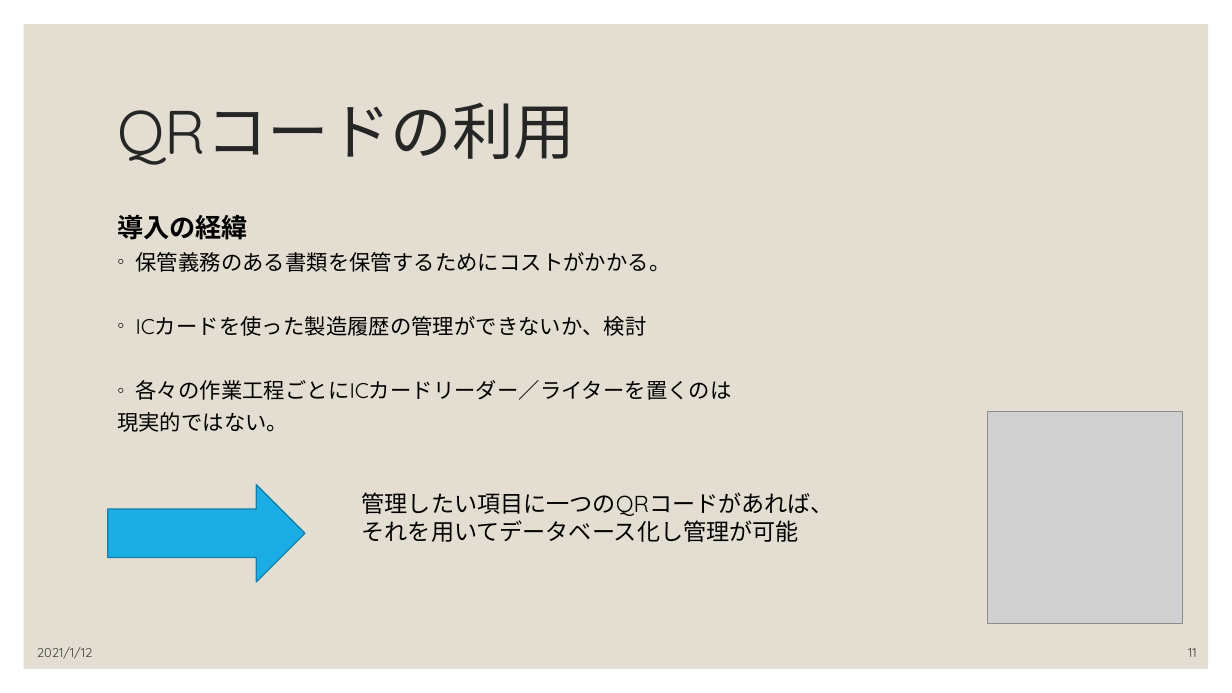
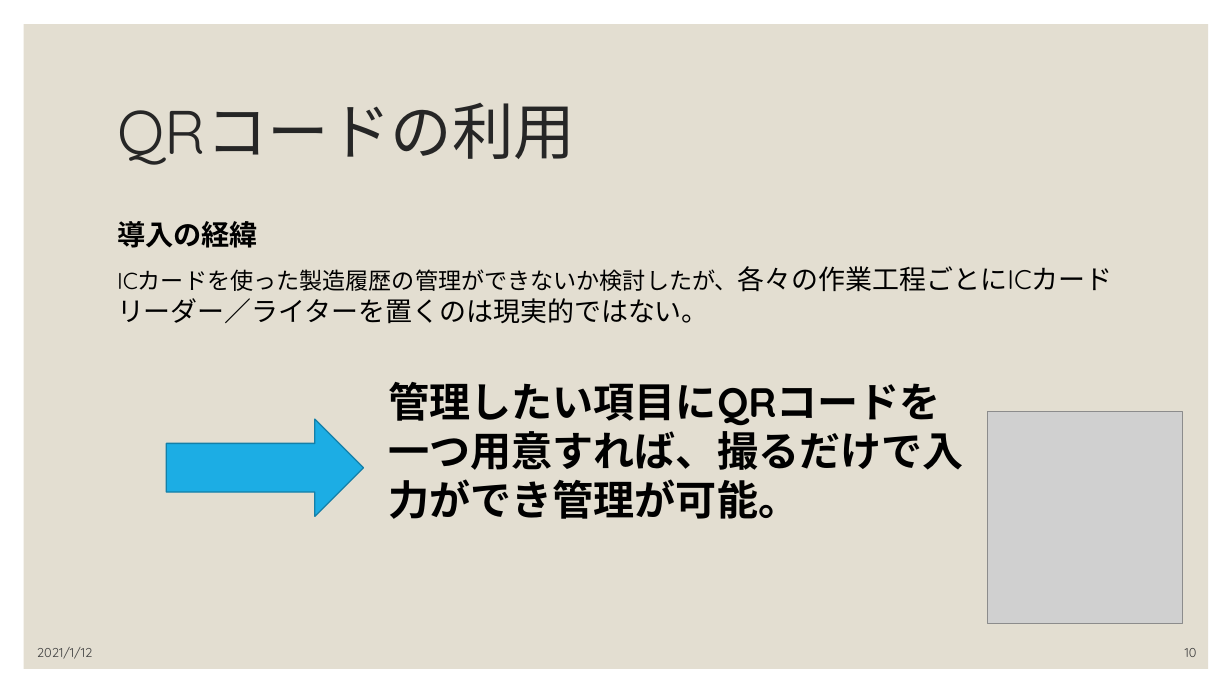
Before and after one commit to karm3104/PolyTech, a slide deck: slide 10 of 事例調査/034780スマート生産チャットボット.pptx (slide 11 before the commit). Drawn at 1232x693 pixels with LibreOffice and Linux fonts; fonts in the diff are those of the drawing; grey boxes stand for pictures. Boxes give left, top, right and bottom in pixels: in the first picture for what was removed or moved away, otherwise in the second. Text is boxed around its words. In the diff, an @@ line names an element or a change of style, - is before the commit and + after.

```diff
--- a/事例調査/034780スマート生産チャットボット.pptx
+++ b/事例調査/034780スマート生産チャットボット.pptx
@@ text at (117,221,258,248): size 20.4 to 22 pt in "導入の経緯"; line spacing 0.8 to 1 @@
@@ text at (117,266,1113,324): text changed; size 16.6 to 21 pt @@
-◦ 保管義務のある書類を保管するためにコストがかかる。
-◦ ICカードを使った製造履歴の管理ができないか、検討
-◦ 各々の作業工程ごとにICカードリーダー／ライターを置くのは
-現実的ではない。
+ICカードを使った製造履歴の管理ができないか検討したが、各々の作業工程ごとにICカードリーダー／ライターを置くのは現実的ではない。
@@ text at (388,382,963,519): text changed; size 18 to 32 pt; bold on @@
-管理したい項目に一つのQRコードがあれば、それを用いてデータベース化し管理が可能
+管理したい項目にQRコードを一つ用意すれば、撮るだけで入力ができ管理が可能。
@@ right arrow: place and size @@
-right arrow at (108,485,305,582)
+right arrow at (166,420,363,517)
@@ page number at (1185,648,1197,657): text changed @@
-11
+10
```
Also in this commit, not shown: 3 other slides changed, 2 slides added, 4 slides removed, 4 other files.
